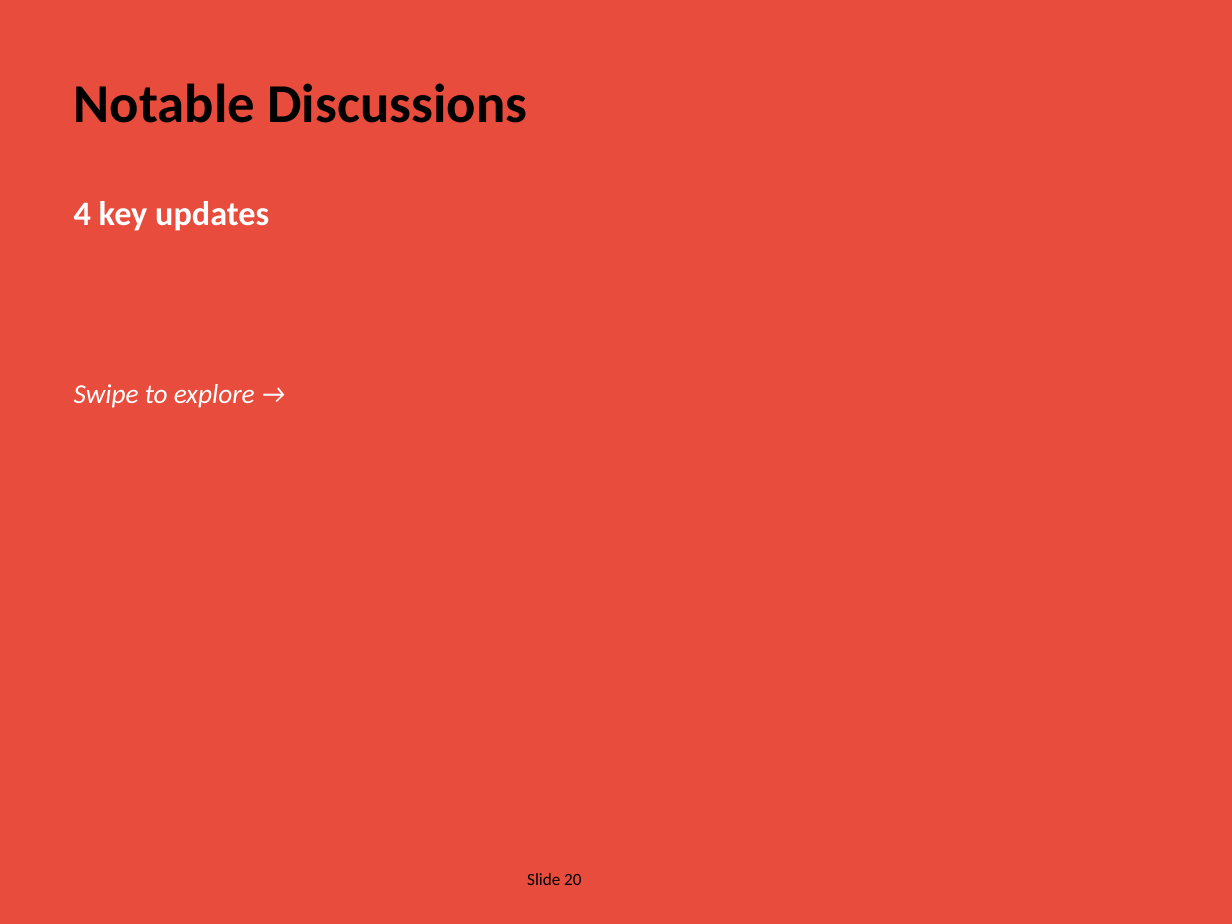
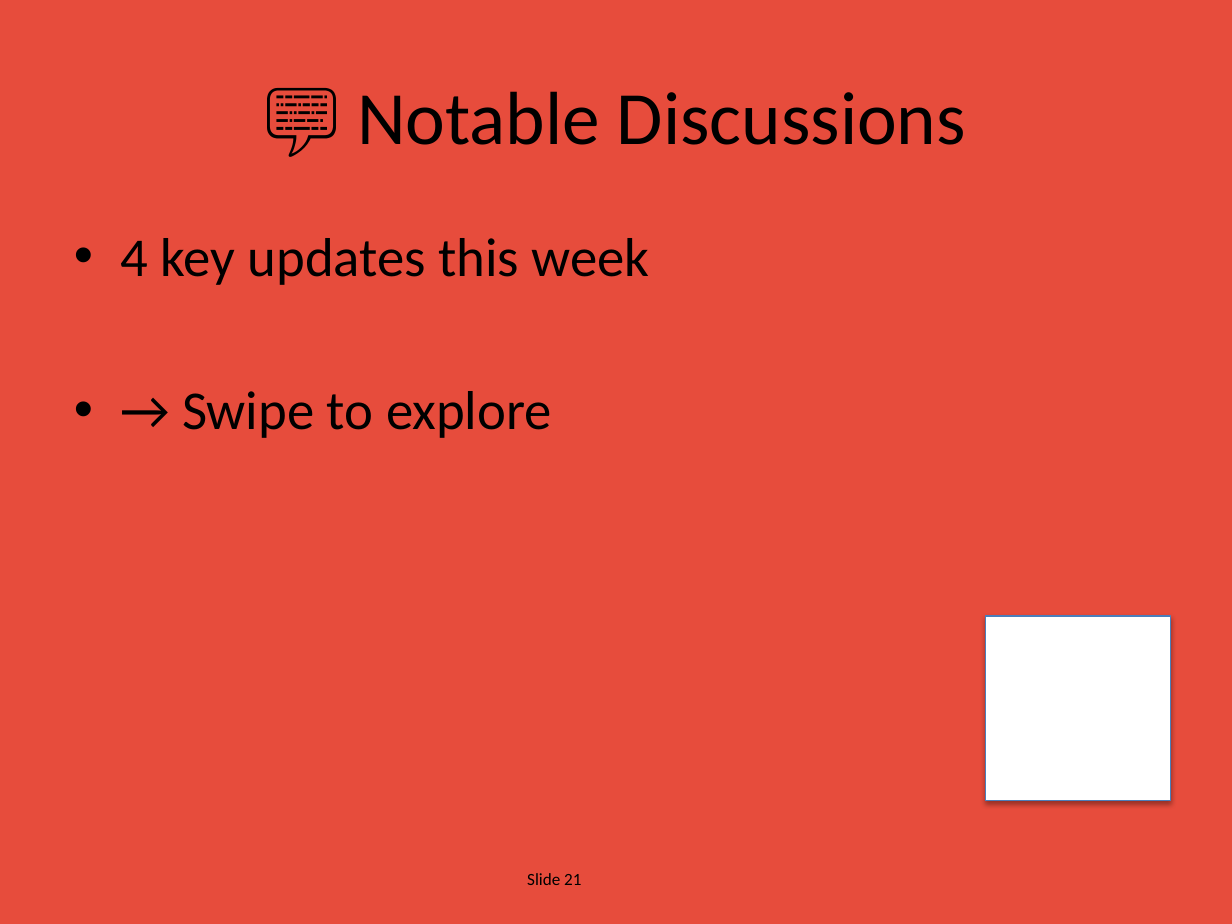
Before and after one commit to EiriniOr/ai-weekly-digest, a slide deck: slide 21 of AI_Weekly_2025-12-15.pptx (slide 20 before the commit). Drawn at 1232x924 pixels with LibreOffice and Linux fonts; fonts in the diff are those of the drawing. Boxes give left, top, right and bottom in pixels: in the first picture for what was removed or moved away, otherwise in the second. Text is boxed around its words. In the diff, an @@ line names an element or a change of style, - is before the commit and + after.

```diff
--- a/AI_Weekly_2025-12-15.pptx
+++ b/AI_Weekly_2025-12-15.pptx
@@ title "💬 Notable Discussions" at <box>357,91,966,145</box>: vertical alignment top to middle @@
@@ title at <box>357,91,966,145</box>: text changed; size 32 to 44 pt; bold off @@
-Notable Discussions
+💬 Notable Discussions
@@ text removed at <box>74,201,269,231</box> @@
-4 key updates
@@ text added at <box>120,238,650,438</box>, 32 pt, text #000000 @@
+• 4 key updates this week
+• → Swipe to explore
@@ text removed at <box>74,384,255,408</box> @@
-Swipe to explore →
@@ rectangle added at <box>986,616,1170,801</box>, fill #FFFFFF, outline #4B7EBC 0.75 pt @@
@@ text at <box>527,873,581,885</box>: text changed @@
-Slide 20
+Slide 21
```
Also in this commit, not shown: 16 other slides changed, 10 slides added, 8 slides removed, 1 other file.
